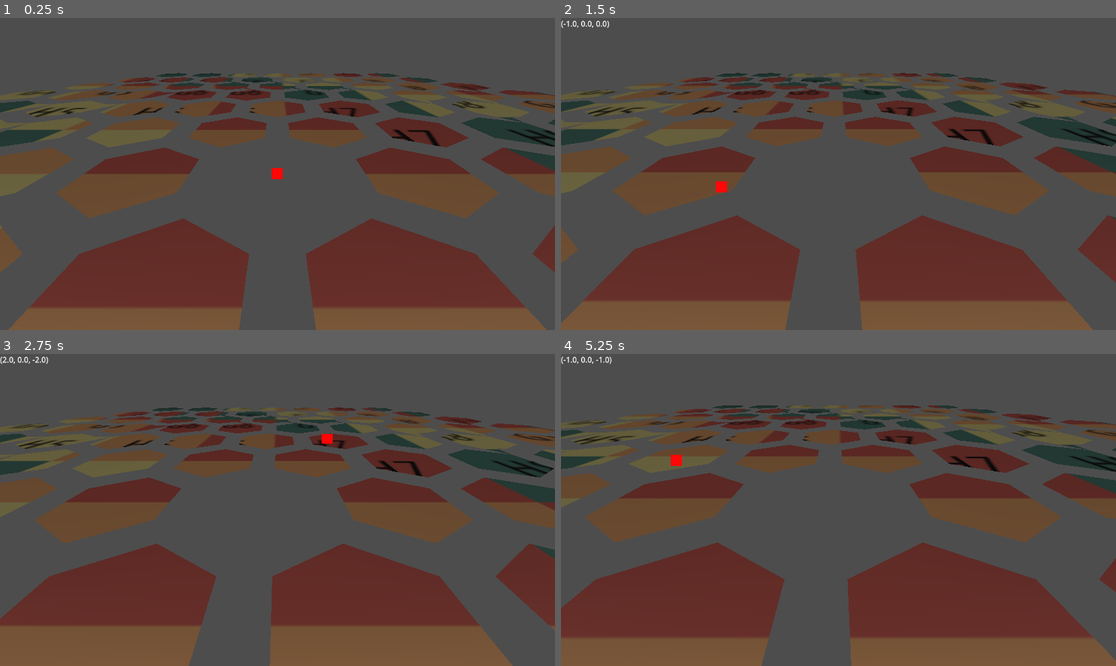
Above: before the commit, frames 1-4 (two rows, left to right).
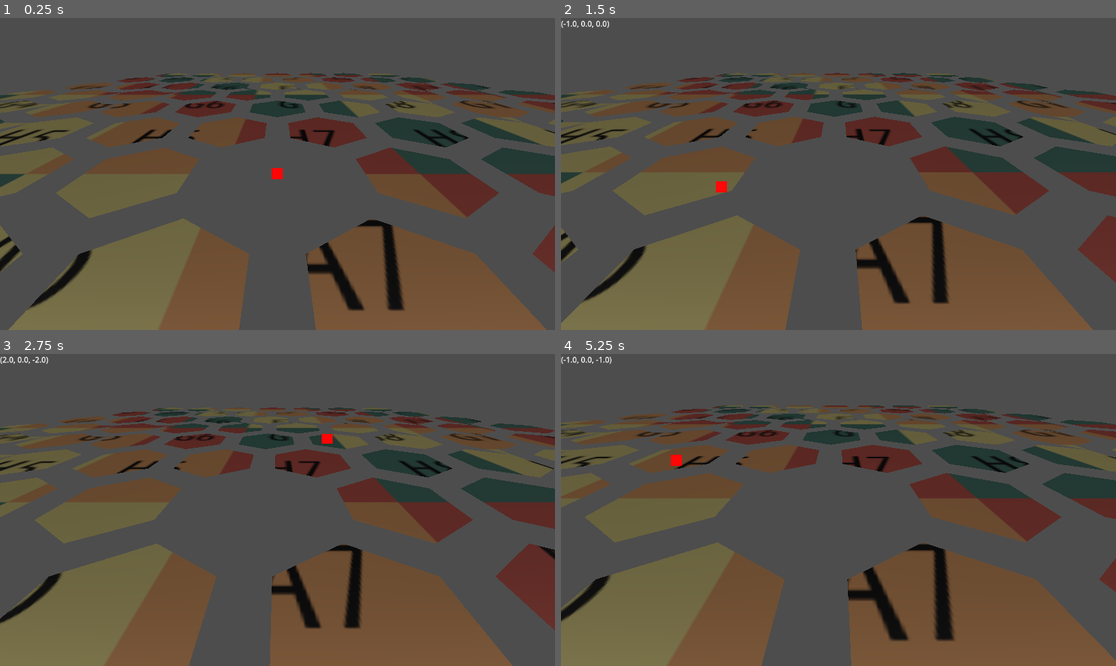
Above: after the commit, the same moments.

Repository: Deathlymad/basin_game
Game: Godot game, scene res://scenes/MainScene/MainScene.tscn
The game is run twice, just before and just after one commit, with the same random seed, the same clock (stepped at 60 frames per second) and the same inputs.
Inputs (mouse positions are in pixels of both pictures, inside the frame that each line leads up to):
- Up to frame 1 (0.25 s): no input
- Up to frame 2 (1.5 s): tap Enter at 0.5 s; move the mouse to (960, 158) at 0.52 s; hold D (right) 0.53-1.28 s; hold Middle mouse button (Middle_Click) 0.53-1.28 s; tap Space at 1.25 s; move the mouse to (727, 189) at 1.27 s; hold Down (backward) from 1.28 s (still down); right-click (727, 189) at 1.35 s
- Up to frame 3 (2.75 s): move the mouse to (333, 441) at 2.02 s; release Down (backward) at 2.03 s; hold D (right) from 2.03 s (still down); hold Mouse wheel up (ZoomIn) from 2.03 s (still down)
- Up to frame 4 (5.25 s): move the mouse to (810, 572) at 2.77 s; release D (right) at 2.78 s; release Mouse wheel up (ZoomIn) at 2.78 s; hold Shift (SpeedUp) 2.78-3.53 s; tap Mouse wheel down (ZoomOut) at 2.85 s; tap Enter at 3.5 s; move the mouse to (1005, 556) at 3.52 s; hold Middle mouse button (Middle_Click) 3.53-4.28 s; hold A (left) 3.53-5.03 s; tap Space at 4.25 s; move the mouse to (672, 463) at 4.27 s; right-click (672, 463) at 4.35 s; move the mouse to (866, 510) at 5.02 s; hold Down (backward) from 5.03 s (still down); hold Mouse wheel up (ZoomIn) from 5.03 s (still down)

The runs differ from the first frame. In frame 1, 28% of the frame differs, in the area x 0-100%, y 17-100%; in frame 2, 27%; in frame 3, 27%; in frame 4, 30%, in the area x 0-100%, y 16-100%.

Commit message:
fixed texture alignment

Diff:
--- a/scenes/HexGridScene/hex_grid_scene.gd
+++ b/scenes/HexGridScene/hex_grid_scene.gd
@@ -3,6 +3,28 @@
 var hexagons : Array[Hexagon]
 @export var size : int
 @export var direction : HexHelper.HexDirection
+
+var uv_ratio : Vector2
+
+func _calculate_global_uv_ratio():
+
+	var extremes : Array[Vector3]
+
+	extremes.append(HexHelper.HexCoordinate.new(0,0,size).to_carthesian())
+	extremes.append(HexHelper.HexCoordinate.new(size,0,0).to_carthesian())
+	extremes.append(HexHelper.HexCoordinate.new(0,0,-size).to_carthesian())
+	extremes.append(HexHelper.HexCoordinate.new(-size,0,0).to_carthesian())
+
+	var min = Vector2.ZERO
+	var max = Vector2.ZERO
+
+	for pt in extremes:
+		min.x = min(pt.x, min.x)
+		min.y = min(pt.z, min.y)
+		max.x = max(pt.x, max.y)
+		max.y = max(pt.z, max.y)
+
+	uv_ratio = max - min
 
 func _ready():
 	hexagons = []
@@ -13,25 +35,22 @@
 
 	for i in range(size):
 		var hex = Hexagon.new()
-		hex.hex_position = start_pos.duplicate().minus(root)
-		hex.grid_radius = size
+		hex.hex_position = start_pos.duplicate()
 		hexagons.append(hex)
 		var step_pos = start_pos.duplicate()
 		start_pos.step_in_dir(direction)
 		step_pos.step_in_dir(next_dir)
 		for j in range(size - i - 1):
 			hex = Hexagon.new()
-			hex.hex_position = step_pos.duplicate().minus(root)
-			hex.grid_radius = size
+			hex.hex_position = step_pos.duplicate()
 			hexagons.append(hex)
 			step_pos.step_in_dir(next_dir)
 
 	generate_mesh()
-	global_position = root.to_carthesian()
 
 func add_hexagons_to_geometry(arrays):
 	for hex in hexagons:
-		var res = hex._update_mesh(to_local(hex.hex_position.to_carthesian()), arrays[Mesh.ARRAY_VERTEX].size())
+		var res = hex._update_mesh(uv_ratio, Vector2(global_position.x, global_position.z), hex.hex_position.to_carthesian(), arrays[Mesh.ARRAY_VERTEX].size())
 		arrays[Mesh.ARRAY_VERTEX].append_array(res[0])
 		arrays[Mesh.ARRAY_INDEX].append_array(res[1])
 		arrays[Mesh.ARRAY_TEX_UV].append_array(res[2])
@@ -58,6 +77,7 @@
 
 
 func generate_mesh():
+	_calculate_global_uv_ratio()
 	var arrays = []
 	arrays.resize(Mesh.ARRAY_MAX)
 	arrays[Mesh.ARRAY_VERTEX] = PackedVector3Array()
--- a/scenes/HexScene/hexagon.gd
+++ b/scenes/HexScene/hexagon.gd
@@ -5,38 +5,7 @@
 var height : float
 var hex_position : HexHelper.HexCoordinate
 
-var uv_offset = Vector2.ZERO
-var grid_radius
-var grid_range
-
-func _calculate_uv():
-
-	var MAX_ARRAY : Array[Vector3]
-
-	MAX_ARRAY.append(HexHelper.HexCoordinate.new(0,0,grid_radius).to_carthesian())
-	MAX_ARRAY.append(HexHelper.HexCoordinate.new(grid_radius,0,0).to_carthesian())
-	MAX_ARRAY.append(HexHelper.HexCoordinate.new(0,0,-grid_radius).to_carthesian())
-	MAX_ARRAY.append(HexHelper.HexCoordinate.new(-grid_radius,0,0).to_carthesian())
-	MAX_ARRAY.append(HexHelper.HexCoordinate.new(0,grid_radius,0).to_carthesian())
-	MAX_ARRAY.append(HexHelper.HexCoordinate.new(0,-grid_radius,0).to_carthesian())
-
-	var min = Vector2.ZERO
-	var max = Vector2.ZERO
-
-	for pt in MAX_ARRAY:
-		min.x = min(pt.x, min.x)
-		min.y = min(pt.z, min.y)
-		max.x = max(pt.x, max.y)
-		max.y = max(pt.z, max.y)
-
-	grid_range = max - min
-
-
-
-	print(uv_offset)
-
-func _update_mesh(coord_offset : Vector3 = Vector3.ZERO, idx_offset : int = 0):
-	_calculate_uv()
+func _update_mesh(uv_ratio : Vector2, uv_offset : Vector2, coord_offset : Vector3 = Vector3.ZERO, idx_offset : int = 0):
 	var pts : Array[Vector3] = []
 
 	pts.append(coord_offset) #Center
@@ -60,10 +29,11 @@
 
 	var uvs : Array[Vector2] = []
 
-
 	for point in pts:
-		var local_norm_uv = Vector2(point.x / grid_range.x, point.z / grid_range.y)
-		var new_uv = local_norm_uv + (grid_range/2)
+		var pt = Vector2(point.x, point.z)
+		var local_norm_uv = (pt + uv_offset) / uv_ratio
+		print(local_norm_uv)
+		var new_uv = local_norm_uv + (uv_ratio/2)
 
 		uvs.append(new_uv)
 
Not shown: 1 places in scenes/MainScene/MainScene.tscn that only renumber resources
